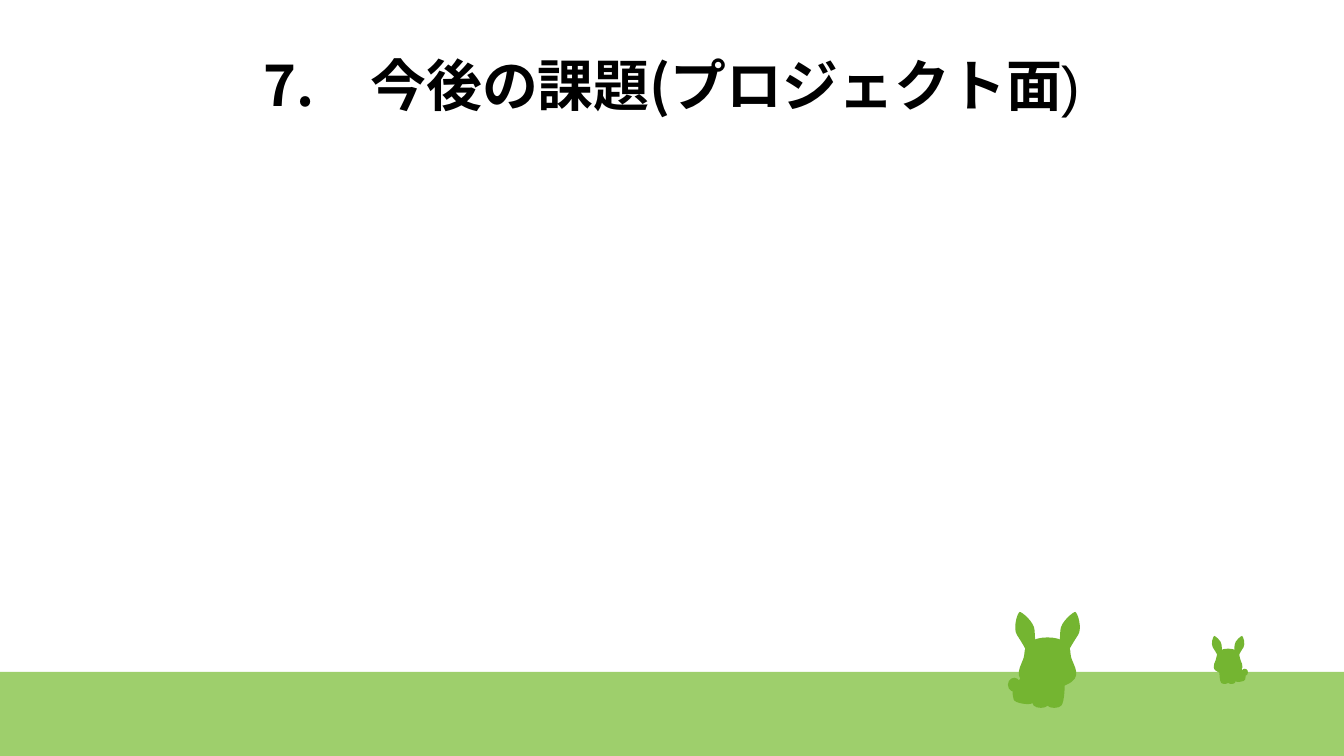
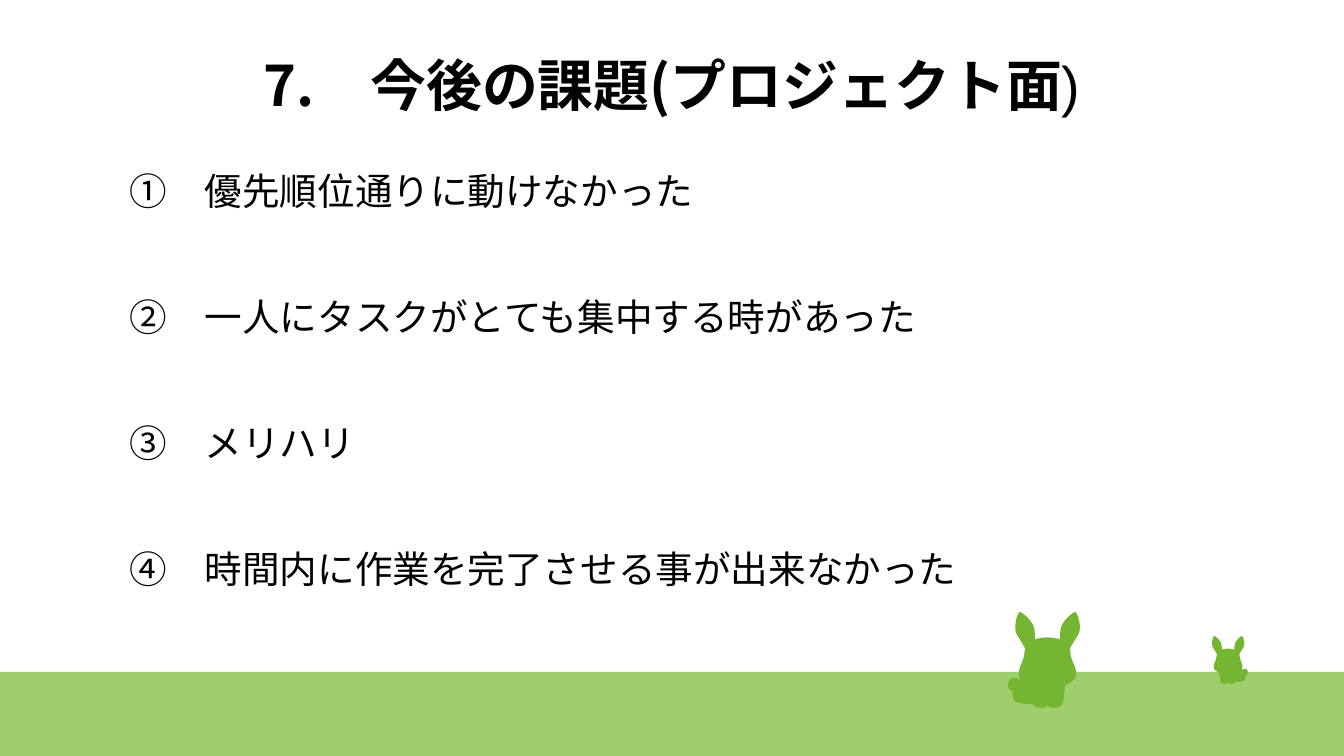
Before and after one commit to 17bd089s/shopping, a slide deck: slide 14 of document/発表スライド改.odp. Drawn at 1344x756 pixels with LibreOffice and Linux fonts; fonts in the diff are those of the drawing. Boxes give left, top, right and bottom in pixels: in the first picture for what was removed or moved away, otherwise in the second. Text is boxed around its words. In the diff, an @@ line names an element or a change of style, - is before the commit and + after.

```diff
--- a/document/発表スライド改.odp
+++ b/document/発表スライド改.odp
@@ text added at (x1=130, y1=173, x2=957, y2=587), 22.2 pt, text #000000 @@
+① 優先順位通りに動けなかった
+② 一人にタスクがとても集中する時があった
+③ メリハリ
+④ 時間内に作業を完了させる事が出来なかった
```
Also in this commit, not shown: 10 other slides changed, 2 slides added, 2 slides removed.
